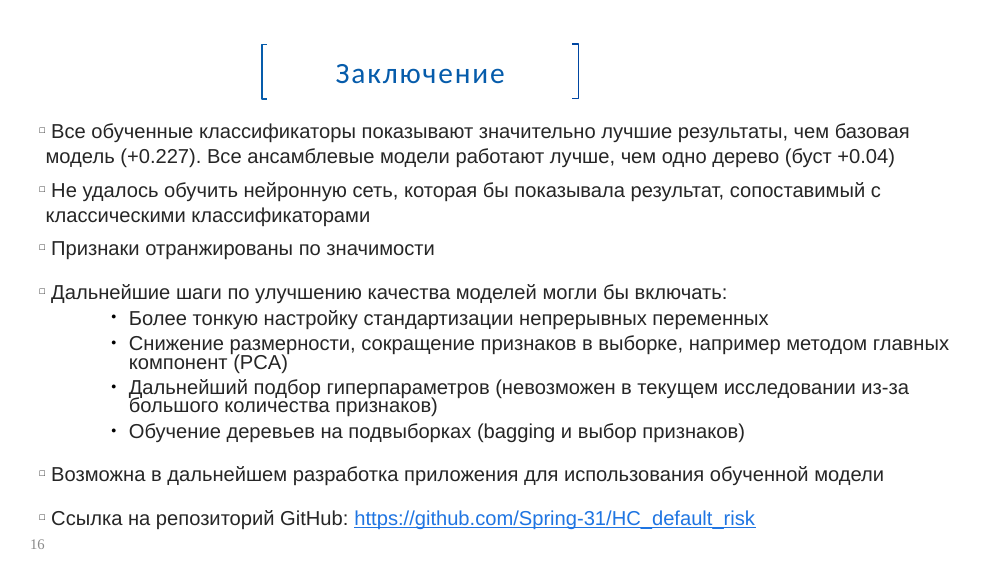
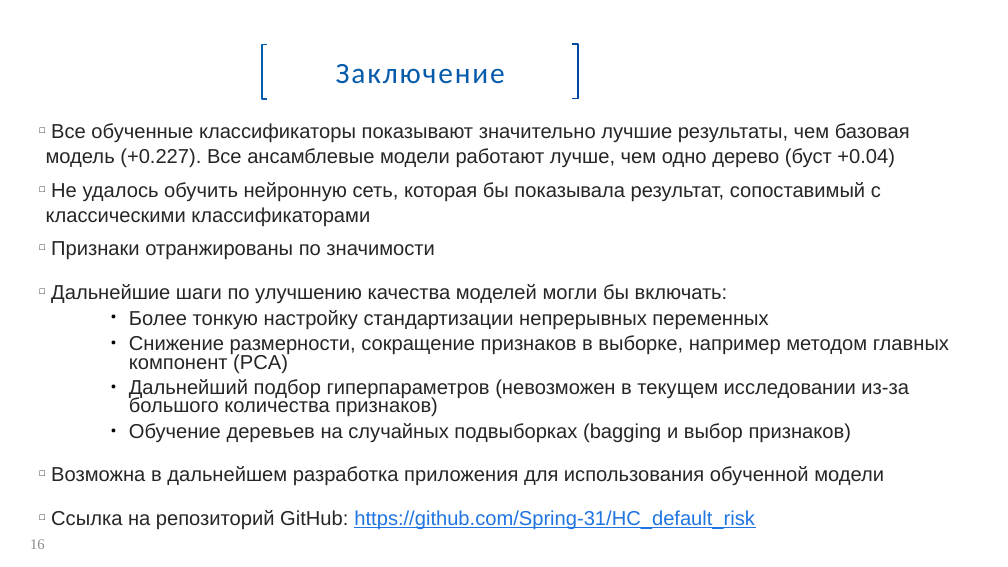
Before and after one commit to Spring-31/HC_default_risk, a slide deck: slide 16 of Прогнозирование_вероятности_дефолта.pptx. Drawn at 1008x567 pixels with LibreOffice and Linux fonts; fonts in the diff are those of the drawing; background and template pictures are left out. Boxes give left, top, right and bottom in pixels: in the first picture for what was removed or moved away, otherwise in the second. Text is boxed around its words. In the diff, an @@ line names an element or a change of style, - is before the commit and + after.

Commit message:
Update presentation

```diff
--- a/Прогнозирование_вероятности_дефолта.pptx
+++ b/Прогнозирование_вероятности_дефолта.pptx
@@ text at [129, 423, 852, 442]: text changed @@
-        ● Обучение деревьев на подвыборках (bagging и выбор признаков)
+        ● Обучение деревьев на случайных подвыборках (bagging и выбор признаков)
```
Also in this commit, not shown: 2 other slides changed, 3 other files.
